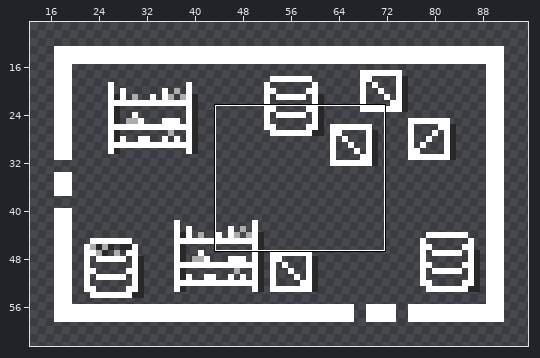
Two versions of one sprite sheet, map/map-storeroom.png. Above: a wide view before the commit, with the close-up outlined.
Close-up. Before the commit:
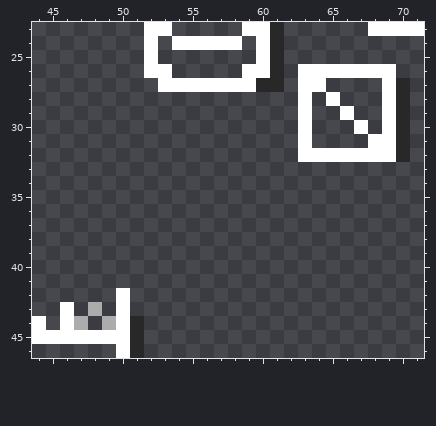
The file is 110x74 pixels. Pixels under 10% opacity are left out. Shown: x 44..71, y 23..46. The wide view leaves out empty margins.
The result:
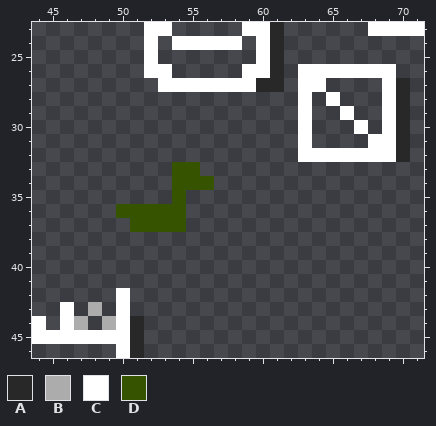
Palette (. is transparent): A #282828  B #acacac  C #ffffff  D #365400
The edit:
y 33: x 54..55 .. -> DD
y 34: x 54..56 ... -> DDD
y 35: x 54 . -> D
y 36: x 50..54 ..... -> DDDDD
y 37: x 51..54 .... -> DDDD
